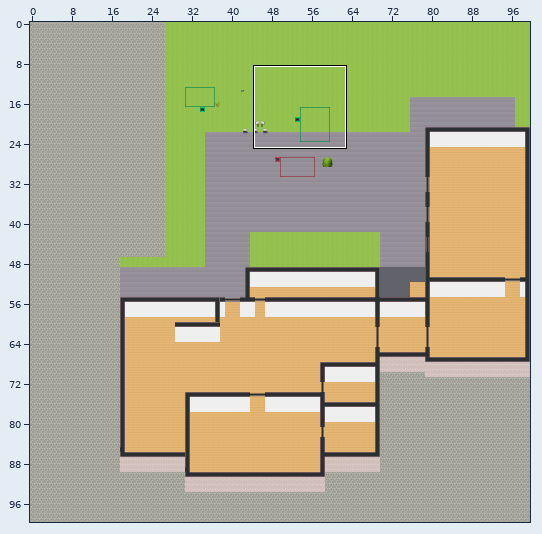
Tiled map (JSON) -- i-unit-Startermap.tmj. The first picture is a wide view before the edit; the outline marks the close-up.
Close-up. Before:
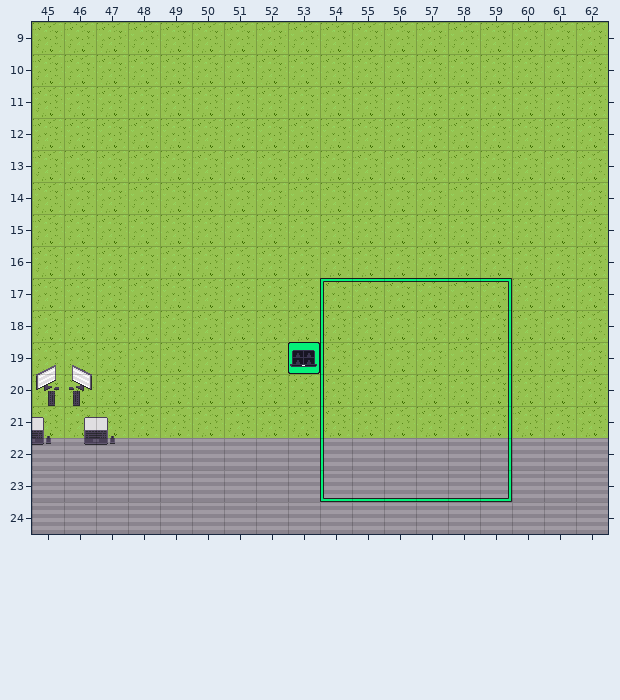
Cells are 32x32 px. Shown: x 45..62, y 9..24. The commit also changed other parts of the map, which this record leaves out.
Now the later version:
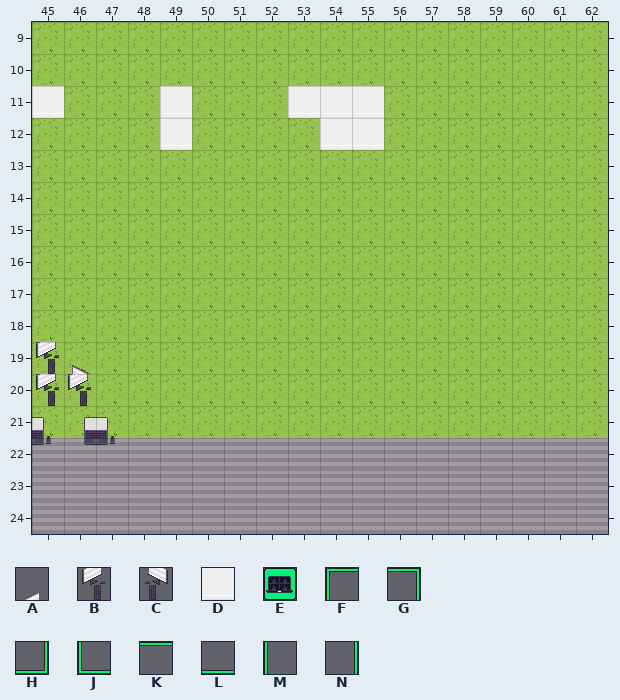
Key: from "WA_Miscellaneous": A 20, B 30, C 31; from "WA_Room_Builder": D 228; from "WA_User_Interface": E 21, F 161, G 162, H 163, J 164, K 165, L 166, M 167, N 168.
_ is an empty cell.
Tiles of an added or newly shown layer are drawn over the layers below it.
Changes in this commit:
Layer "floor/floor2" (now hidden):
y 17: x 54..59 FKKKKG -> ______
y 18: x 54 M -> _; x 59 N -> _
y 19: x 53..54 EM -> __; x 59 N -> _
y 20..22: x 54 M -> _; x 59 N -> _
y 23: x 54..59 JLLLLH -> ______
Layer "walls/walls2" (now shown):
y 11: x 45 _ -> D; x 49 _ -> D; x 53..55 ___ -> DDD
y 12: x 49 _ -> D; x 54..55 __ -> DD
Layer "URLTest":
y 19: x 45 A -> B
y 20: x 46 C -> B
Pixel boxes of the changes (left, top, right, bottom) in both close-ups:
added: (32, 86, 64, 118)
added: (160, 86, 192, 150)
added: (288, 86, 384, 150)
removed: (288, 278, 512, 502)
changed: (36, 342, 92, 406)
